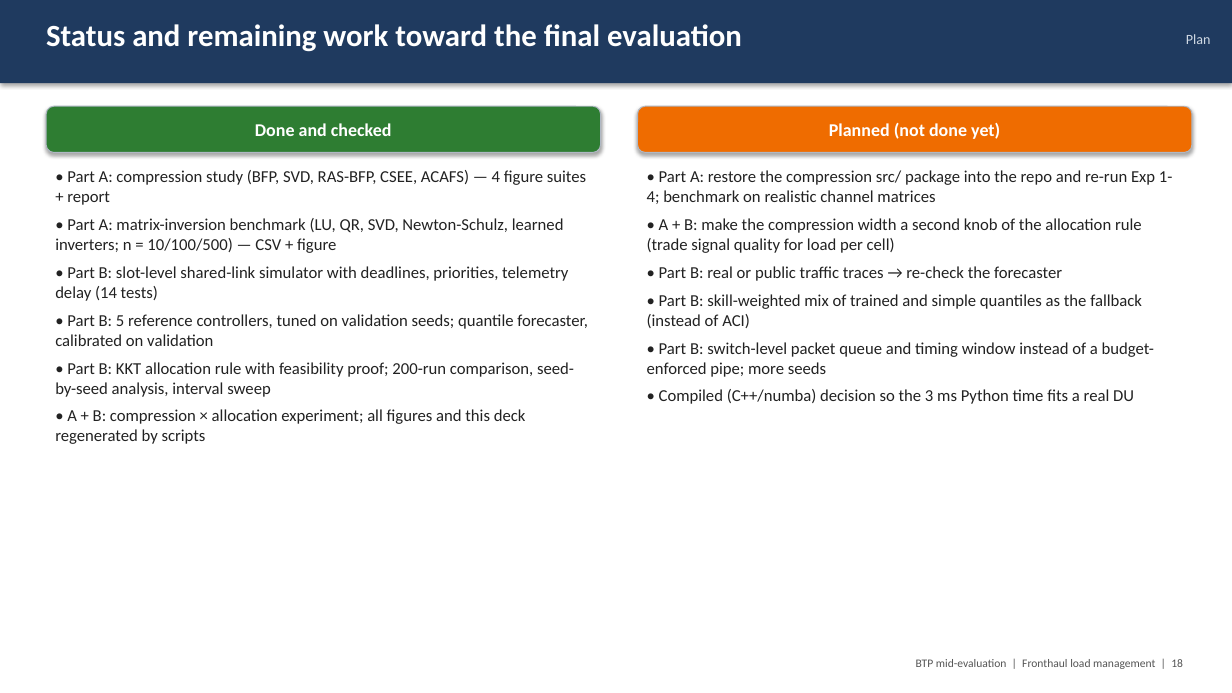
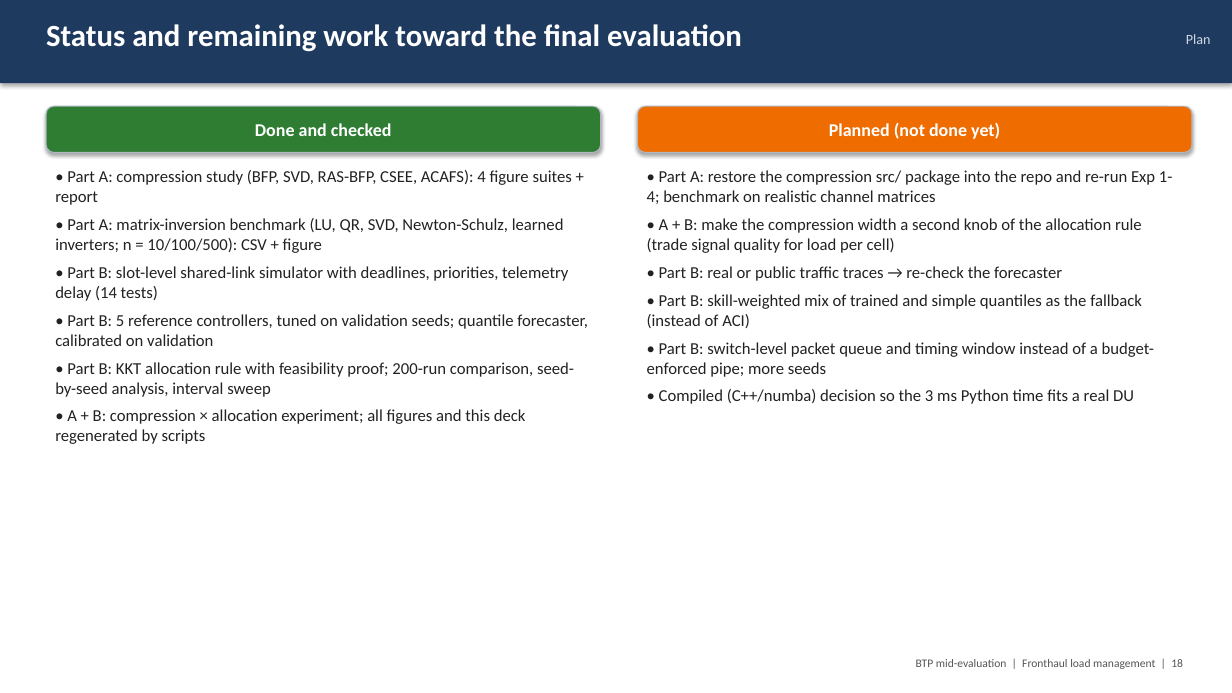
Before and after one commit to Harshvardhan-To1/BTP, a slide deck: slide 18 of docs/fhlm/BTP_midterm_fronthaul_load_management.pptx. Drawn at 1232x693 pixels with LibreOffice and Linux fonts; fonts in the diff are those of the drawing. Boxes give left, top, right and bottom in pixels: in the first picture for what was removed or moved away, otherwise in the second. Text is boxed around its words. In the diff, an @@ line names an element or a change of style, - is before the commit and + after.

```diff
--- a/docs/fhlm/BTP_midterm_fronthaul_load_management.pptx
+++ b/docs/fhlm/BTP_midterm_fronthaul_load_management.pptx
@@ text at <box>55,170,572,253</box>: text changed @@
-• Part A: compression study (BFP, SVD, RAS-BFP, CSEE, ACAFS) — 4 figure suites + report
-• Part A: matrix-inversion benchmark (LU, QR, SVD, Newton-Schulz, learned inverters; n = 10/100/500) — CSV + figure
+• Part A: compression study (BFP, SVD, RAS-BFP, CSEE, ACAFS): 4 figure suites + report
+• Part A: matrix-inversion benchmark (LU, QR, SVD, Newton-Schulz, learned inverters; n = 10/100/500): CSV + figure
```
Also in this commit, not shown: 19 other slides changed, 22 other files.
